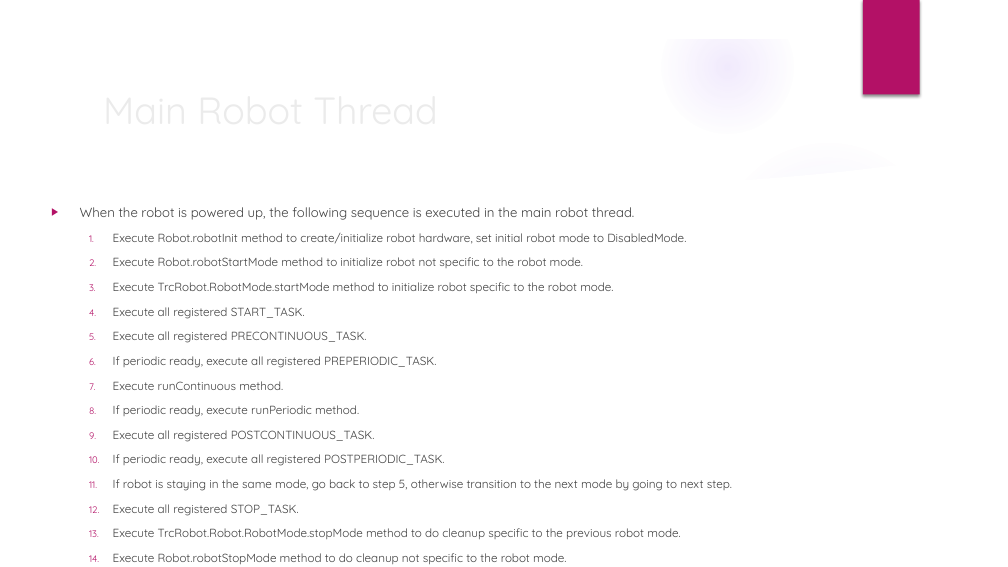
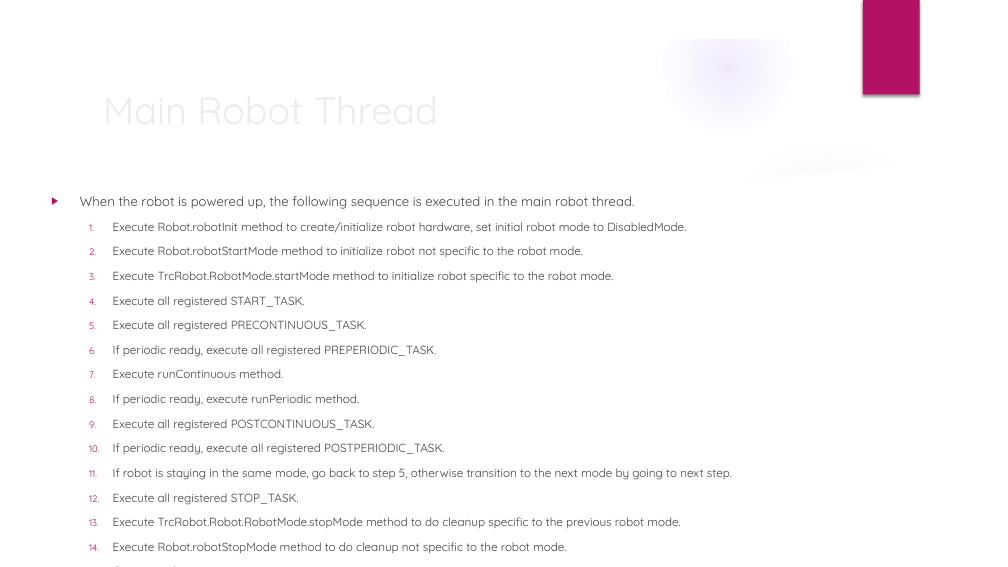
Before and after one commit to trc492/FrcProgrammingClass, a slide deck: slide 16 of Lesson7/AdvancedRoboticsLesson7.pptx (slide 14 before the commit). Drawn at 1008x567 pixels with LibreOffice and Linux fonts; fonts in the diff are those of the drawing; background and template pictures are left out. Boxes give left, top, right and bottom in pixels: in the first picture for what was removed or moved away, otherwise in the second. Text is boxed around its words. In the diff, an @@ line names an element or a change of style, - is before the commit and + after.

```diff
--- a/Lesson7/AdvancedRoboticsLesson7.pptx
+++ b/Lesson7/AdvancedRoboticsLesson7.pptx
@@ text "When the robot is powered ...": place and size @@
-text "When the robot is powered ..." at box(80, 207, 732, 564)
+text "When the robot is powered ..." at box(80, 196, 732, 553)
```
Also in this commit, not shown: 1 other slide changed, 2 slides added, 1 other file.
